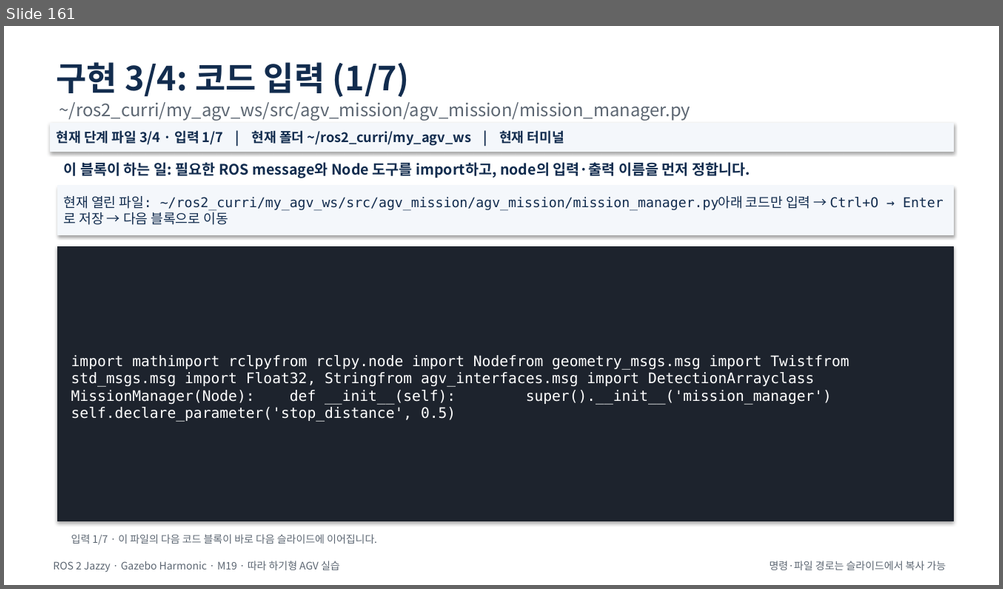
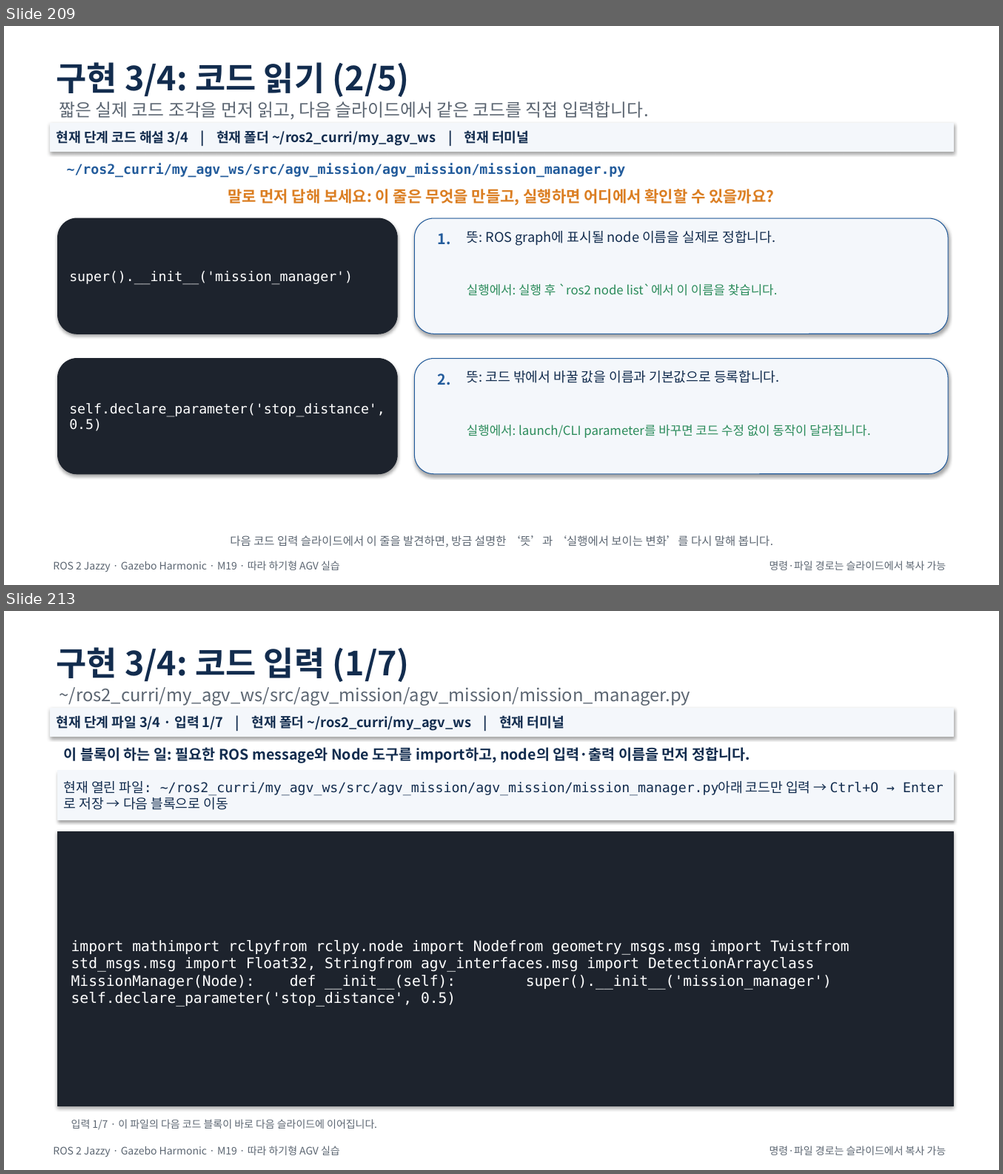
Before and after one commit to choimagon/ros2_curri, a slide deck: blocks/E_autonomy_logic/Block_E_M시리즈_통합_따라하기.pptx. Shown one above the other, each under a label of ours: slide 161 before the commit, slides 209 and 213 after it; the slides between them are not shown. The pictures are 1003x589 and 1003x1174 pixels, drawn with LibreOffice and Linux fonts; fonts in the diff are those of the drawing. Boxes give left, top, right and bottom in pixels: in the first picture for what was removed or moved away, otherwise in the second. Text is boxed around its words. In the diff, an @@ line names an element or a change of style, - is before the commit and + after.

```diff
--- a/blocks/E_autonomy_logic/Block_E_M시리즈_통합_따라하기.pptx
+++ b/blocks/E_autonomy_logic/Block_E_M시리즈_통합_따라하기.pptx
@@ slide 209 added at (x1=4, y1=26, x2=999, y2=585), background #FFFFFF @@
@@ text added at (x1=57, y1=62, x2=410, y2=97), 32 pt, text #122C4E, bold @@
+구현 3/4: 코드 읽기 (2/5)
@@ text added at (x1=60, y1=101, x2=649, y2=119), 17 pt, text #5C6672 @@
+짧은 실제 코드 조각을 먼저 읽고, 다음 슬라이드에서 같은 코드를 직접 입력합니다.
@@ rectangle added at (x1=51, y1=123, x2=953, y2=151), fill #F4F7FB, outline #F4F7FB 0.75 pt, 13 pt, text #122C4E, bold @@
+현재 단계 코드 해설 3/4 | 현재 폴더 ~/ros2_curri/my_agv_ws | 현재 터미널
@@ text added at (x1=67, y1=164, x2=626, y2=285), 13 pt, text #225B9B, bold @@
+~/ros2_curri/my_agv_ws/src/agv_mission/agv_mission/mission_manager.py
@@ text added at (x1=227, y1=189, x2=774, y2=205), 15 pt, text #DB7E22, bold @@
+말로 먼저 답해 보세요: 이 줄은 무엇을 만들고, 실행하면 어디에서 확인할 수 있을까요?
@@ rounded rectangle added at (x1=58, y1=218, x2=397, y2=334), fill #1D232D, outline #1D232D 0.75 pt, 13 pt, text #FFFFFF @@
+super().__init__('mission_manager')
@@ rounded rectangle added at (x1=415, y1=218, x2=948, y2=334), fill #F4F7FB, outline #225B9B 0.75 pt @@
@@ text added at (x1=438, y1=233, x2=451, y2=245), 14 pt, text #225B9B, bold @@
+1.
@@ text added at (x1=466, y1=230, x2=775, y2=246), 13 pt, text #122C4E @@
+뜻: ROS graph에 표시될 node 이름을 실제로 정합니다.
@@ text added at (x1=466, y1=284, x2=777, y2=296), 12 pt, text #2A8B5A @@
+실행에서: 실행 후 `ros2 node list`에서 이 이름을 찾습니다.
@@ rounded rectangle added at (x1=58, y1=359, x2=397, y2=474), fill #1D232D, outline #1D232D 0.75 pt, 13 pt, text #FFFFFF @@
+self.declare_parameter('stop_distance', 0.5)
@@ rounded rectangle added at (x1=415, y1=359, x2=948, y2=474), fill #F4F7FB, outline #225B9B 0.75 pt @@
@@ text added at (x1=438, y1=374, x2=451, y2=386), 14 pt, text #225B9B, bold @@
+2.
@@ text added at (x1=466, y1=370, x2=779, y2=383), 13 pt, text #122C4E @@
+뜻: 코드 밖에서 바꿀 값을 이름과 기본값으로 등록합니다.
@@ text added at (x1=466, y1=425, x2=870, y2=438), 12 pt, text #2A8B5A @@
+실행에서: launch/CLI parameter를 바꾸면 코드 수정 없이 동작이 달라집니다.
@@ text added at (x1=230, y1=536, x2=773, y2=548), 11 pt, text #5C6672 @@
+다음 코드 입력 슬라이드에서 이 줄을 발견하면, 방금 설명한 ‘뜻’과 ‘실행에서 보이는 변화’를 다시 말해 봅니다.
@@ text added at (x1=53, y1=561, x2=340, y2=572), 10 pt, text #5C6672 @@
+ROS 2 Jazzy · Gazebo Harmonic · M19 · 따라 하기형 AGV 실습
@@ text added at (x1=769, y1=561, x2=946, y2=571), 10 pt, text #5C6672 @@
+명령·파일 경로는 슬라이드에서 복사 가능
@@ what was slide 161 is now slide 213 @@
```
Also in this commit, not shown: 62 other slides added, 54 other files.
